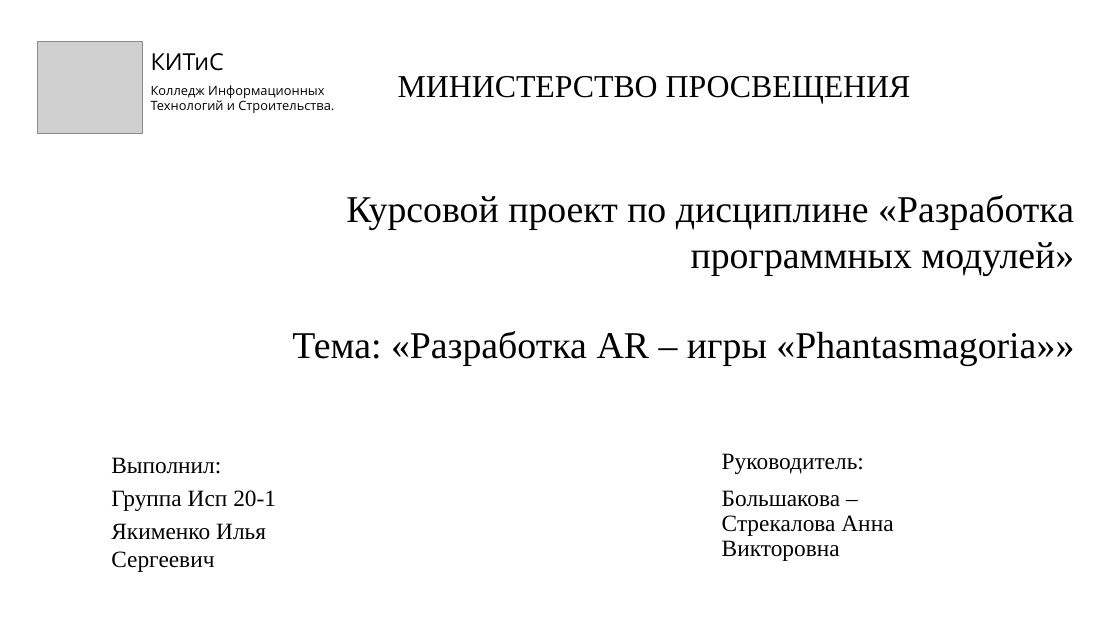
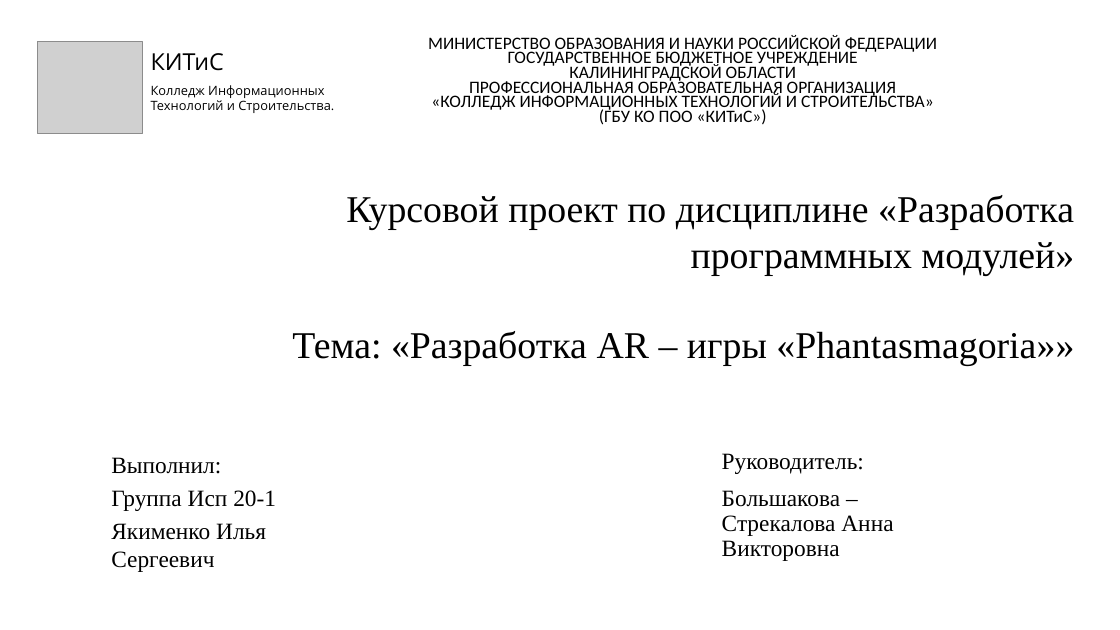
Before and after one commit to YakimenkoIlya/PhantasmagoriaProjectFiles, a slide deck: slide 1 of Якименко Курсовая.pptx. Drawn at 1120x630 pixels with LibreOffice and Linux fonts; fonts in the diff are those of the drawing; grey boxes stand for pictures; background and template pictures are left out. Boxes give left, top, right and bottom in pixels: in the first picture for what was removed or moved away, otherwise in the second. Text is boxed around its words. In the diff, an @@ line names an element or a change of style, - is before the commit and + after.

```diff
--- a/Якименко Курсовая.pptx
+++ b/Якименко Курсовая.pptx
@@ text at (428,35,937,125): text changed; size 27.3 to 15 pt; font Times New Roman to Calibri @@
-МИНИСТЕРСТВО ПРОСВЕЩЕНИЯ
+МИНИСТЕРСТВО ОБРАЗОВАНИЯ И НАУКИ РОССИЙСКОЙ ФЕДЕРАЦИИ
+ГОСУДАРСТВЕННОЕ БЮДЖЕТНОЕ УЧРЕЖДЕНИЕ
+КАЛИНИНГРАДСКОЙ ОБЛАСТИ
+ПРОФЕССИОНАЛЬНАЯ ОБРАЗОВАТЕЛЬНАЯ ОРГАНИЗАЦИЯ
+«КОЛЛЕДЖ ИНФОРМАЦИОННЫХ ТЕХНОЛОГИЙ И СТРОИТЕЛЬСТВА»
+(ГБУ КО ПОО «КИТиС»)
```
Also in this commit, not shown: 4 other slides changed, 1 other file.
